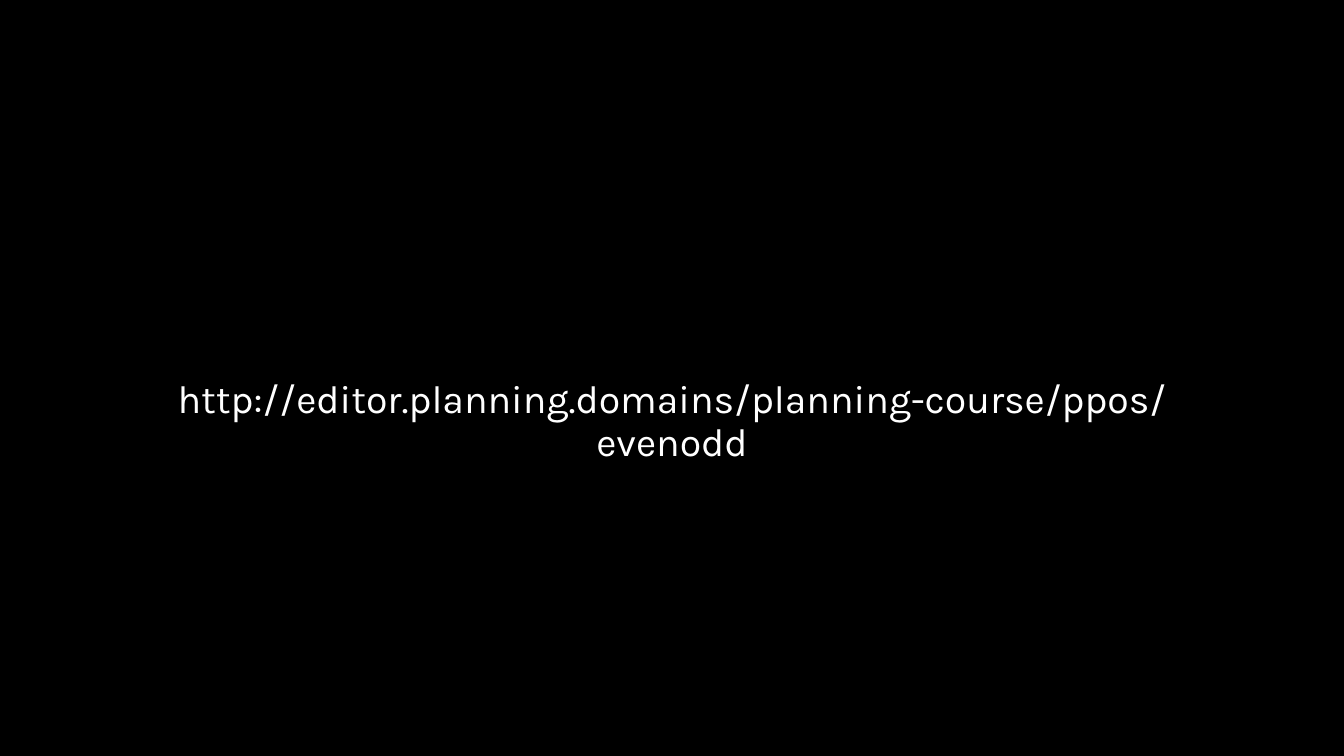
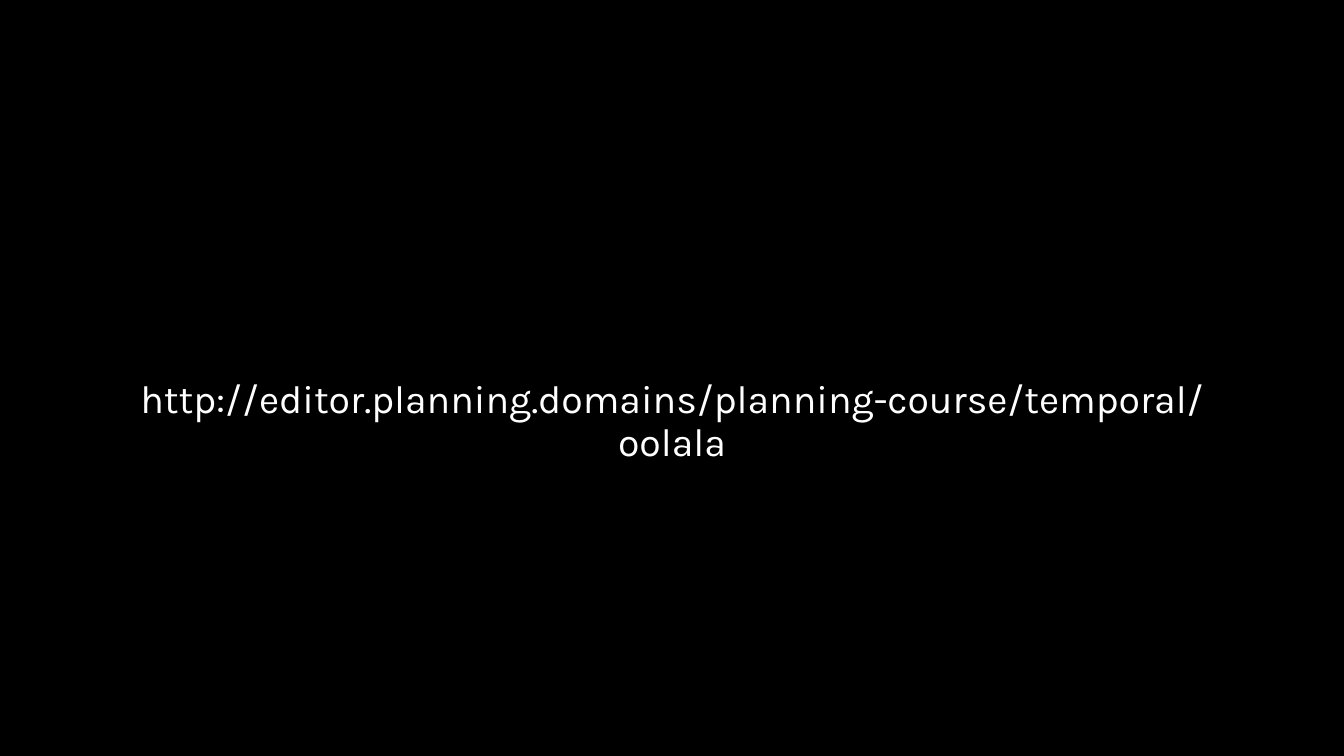
Before and after one commit to AI-Planning/modeling-in-pddl, a slide deck: slide 11 of exercises/cisc-813/temporal/slides.pptx (slide 15 before the commit). Drawn at 1344x756 pixels with LibreOffice and Linux fonts; fonts in the diff are those of the drawing. Boxes give left, top, right and bottom in pixels: in the first picture for what was removed or moved away, otherwise in the second. Text is boxed around its words. In the diff, an @@ line names an element or a change of style, - is before the commit and + after.

Commit message:
Finished the slide deck for the temporal exercise.

```diff
--- a/exercises/cisc-813/temporal/slides.pptx
+++ b/exercises/cisc-813/temporal/slides.pptx
@@ text at [140,384,1203,457]: text changed @@
-http://editor.planning.domains/planning-course/ppos/evenodd
+http://editor.planning.domains/planning-course/temporal/oolala
```
Also in this commit, not shown: 9 other slides changed, 6 slides added, 3 slides removed.
